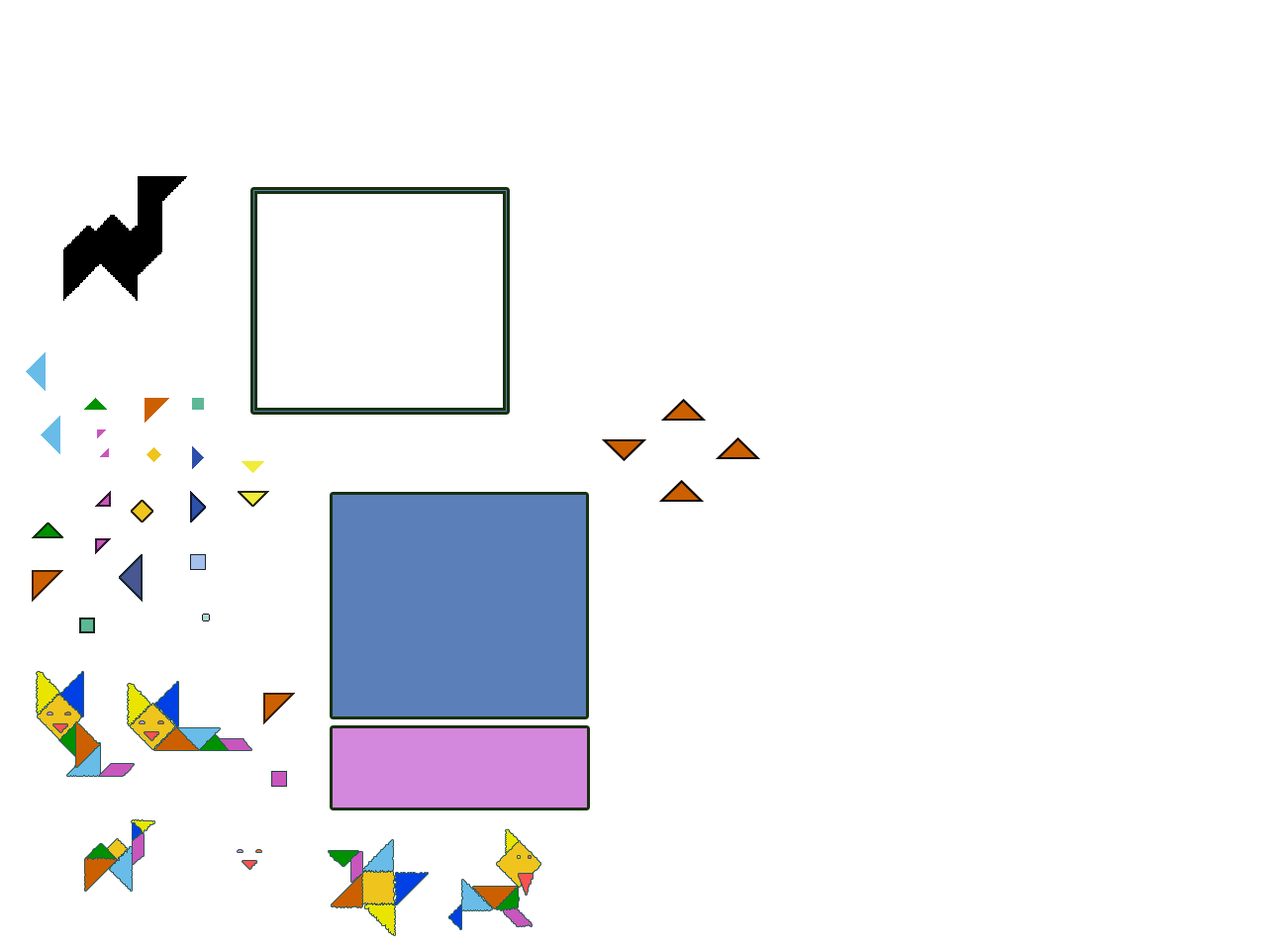
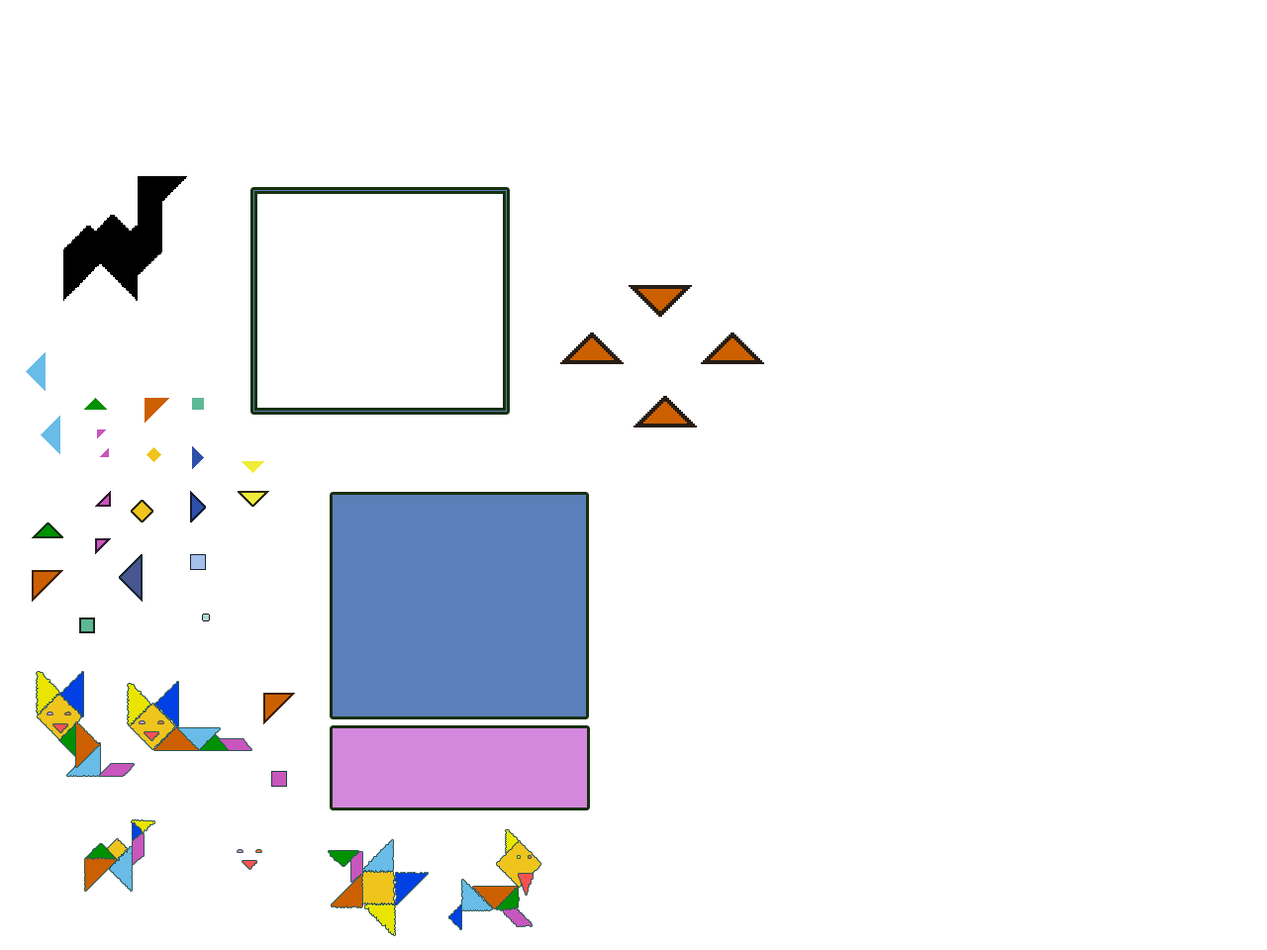
Revision of a layered w=1267, h=950 image; what changed, layer by layer:
added layer "Многоугольник 1 копия 20" above "Многоугольник 1 копия 19" over [628, 285, 692, 317]
moved "Многоугольник 1 копия 19" above "Многоугольник 1 копия 21", painted on it over [560, 332, 704, 502]
removed layer "Многоугольник 1 копия 17" (1st of 2) over [715, 437, 761, 460]
moved "Многоугольник 1 копия 21" above "Многоугольник 1 копия 16", painted on it over [633, 395, 706, 428]
moved "Многоугольник 1 копия 16" (2nd of 2) above "Многоугольник 1 копия 8", painted on it over [601, 332, 764, 462]
